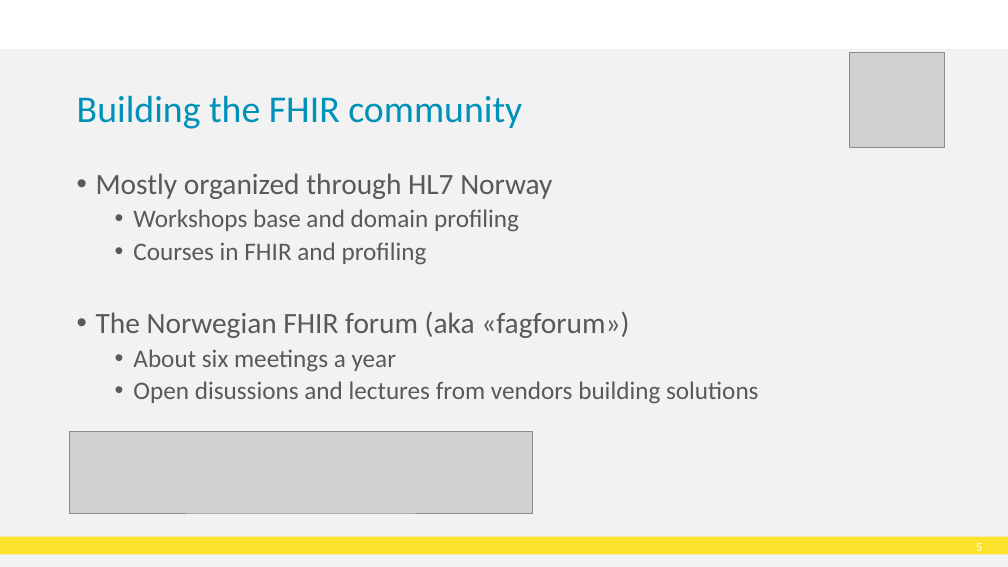
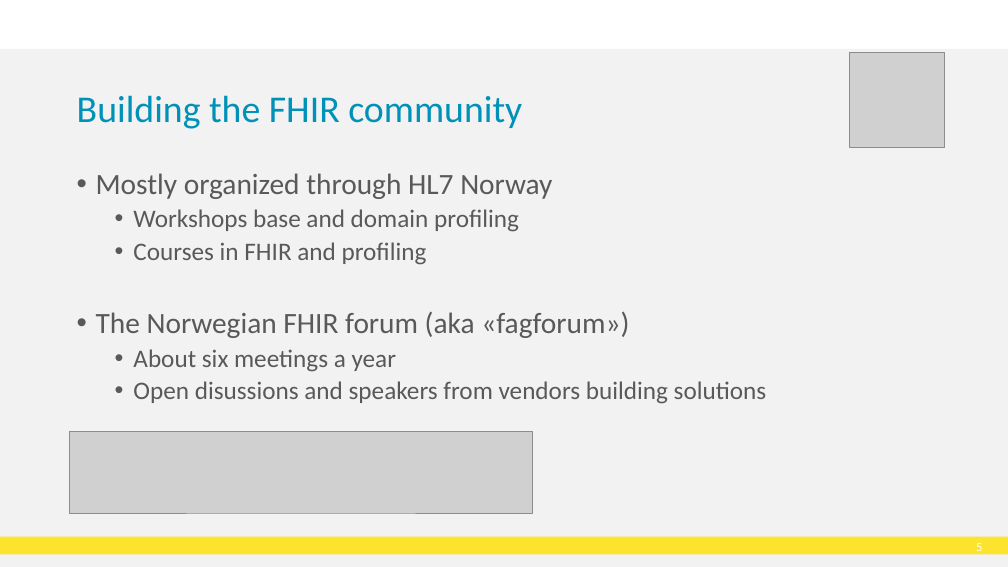
Before and after one commit to HL7Norway/best-practice, a slide deck: slide 6 of docs/presentasjoner/DD23_CT_230508_Thomas_Tveit_Rosenlund_FHIR-in-Norway.pptx. Drawn at 1008x567 pixels with LibreOffice and Linux fonts; fonts in the diff are those of the drawing; grey boxes stand for pictures; background and template pictures are left out. Boxes give left, top, right and bottom in pixels: in the first picture for what was removed or moved away, otherwise in the second. Text is boxed around its words. In the diff, an @@ line names an element or a change of style, - is before the commit and + after.

```diff
--- a/docs/presentasjoner/DD23_CT_230508_Thomas_Tveit_Rosenlund_FHIR-in-Norway.pptx
+++ b/docs/presentasjoner/DD23_CT_230508_Thomas_Tveit_Rosenlund_FHIR-in-Norway.pptx
@@ text at box(133, 381, 767, 404): text changed @@
-  • Open disussions and lectures from vendors building solutions
+  • Open disussions and speakers from vendors building solutions
```
Also in this commit, not shown: 5 other slides changed, 1 slide added.
